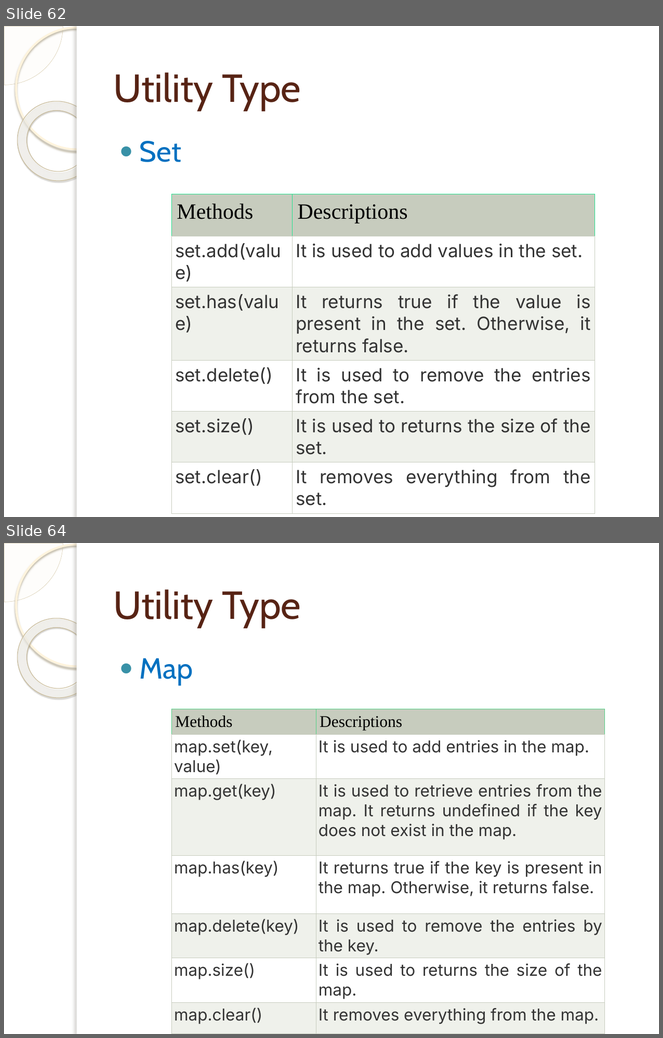
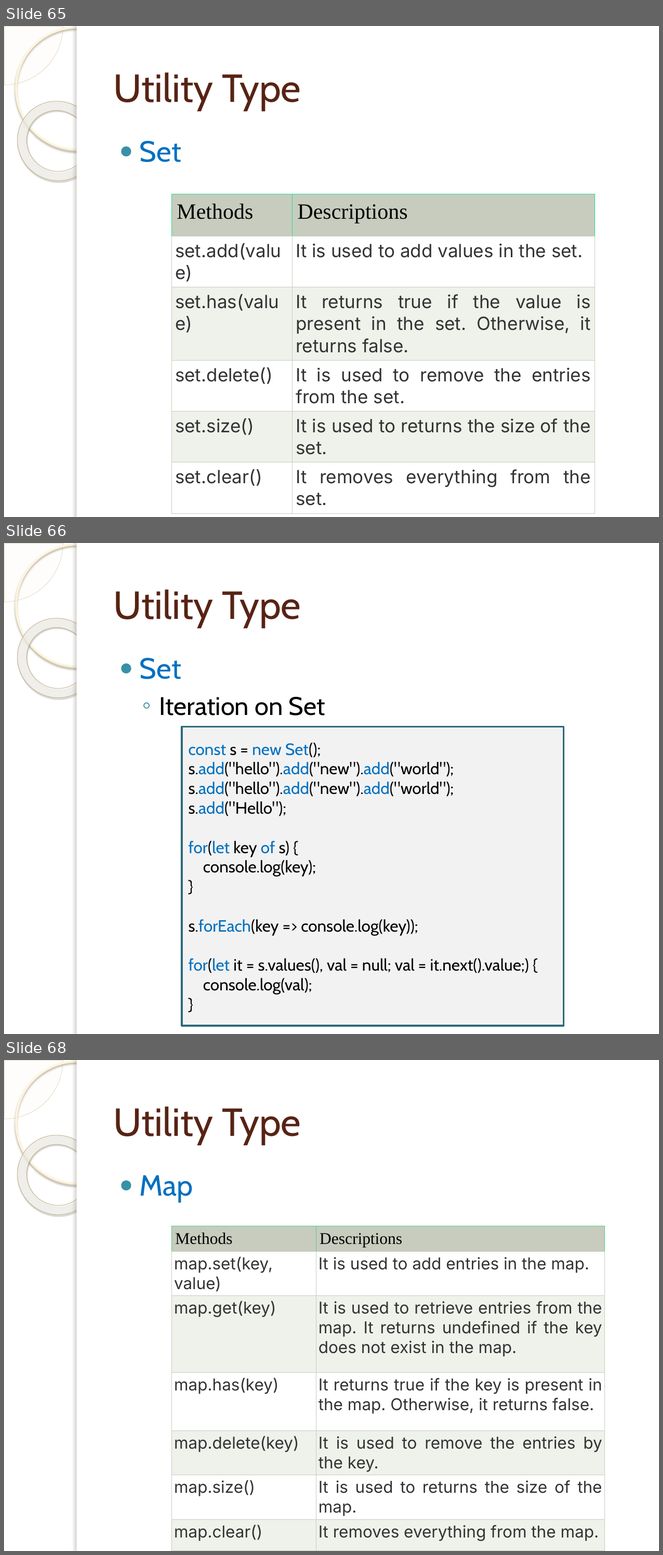
Before and after one commit to tassun/train-ts, a slide deck: Introduction to TypeScript.pptx. Shown one above the other, each under a label of ours: slides 62 and 64 before the commit, slides 65, 66 and 68 after it; the slides between them are not shown. The pictures are 663x1038 and 663x1555 pixels, drawn with LibreOffice and Linux fonts; fonts in the diff are those of the drawing; background and template pictures are left out. Boxes give left, top, right and bottom in pixels: in the first picture for what was removed or moved away, otherwise in the second. Text is boxed around its words. In the diff, an @@ line names an element or a change of style, - is before the commit and + after.

```diff
--- a/Introduction to TypeScript.pptx
+++ b/Introduction to TypeScript.pptx
@@ slide 66 added at <box>4,543,659,1034</box>, background picture (left out); not listed: 5 template elements that a slide beside it also shows @@
@@ title added at <box>113,589,301,627</box>, 43 pt, text #572314 @@
+Utility Type
@@ text added at <box>140,658,325,716</box>, 28 pt, text #000000 @@
+● Set
+  ◦ Iteration on Set
@@ rectangle added at <box>182,727,564,1027</box>, fill #F2F2F2, outline #296B7C 2 pt, 18 pt, text #000000 @@
+const s = new Set();
+s.add("hello").add("new").add("world");
+s.add("hello").add("new").add("world");
+s.add("Hello");
+for(let key of s) {
+console.log(key);
+}
+s.forEach(key => console.log(key));
+for(let it = s.values(), val = null; val = it.next().value;) {
+console.log(val);
+}
@@ what was slide 62 is now slide 65 @@
@@ what was slide 64 is now slide 68 @@
```
Also in this commit, not shown: 3 slides changed, 5 other slides added, 1 other file.
